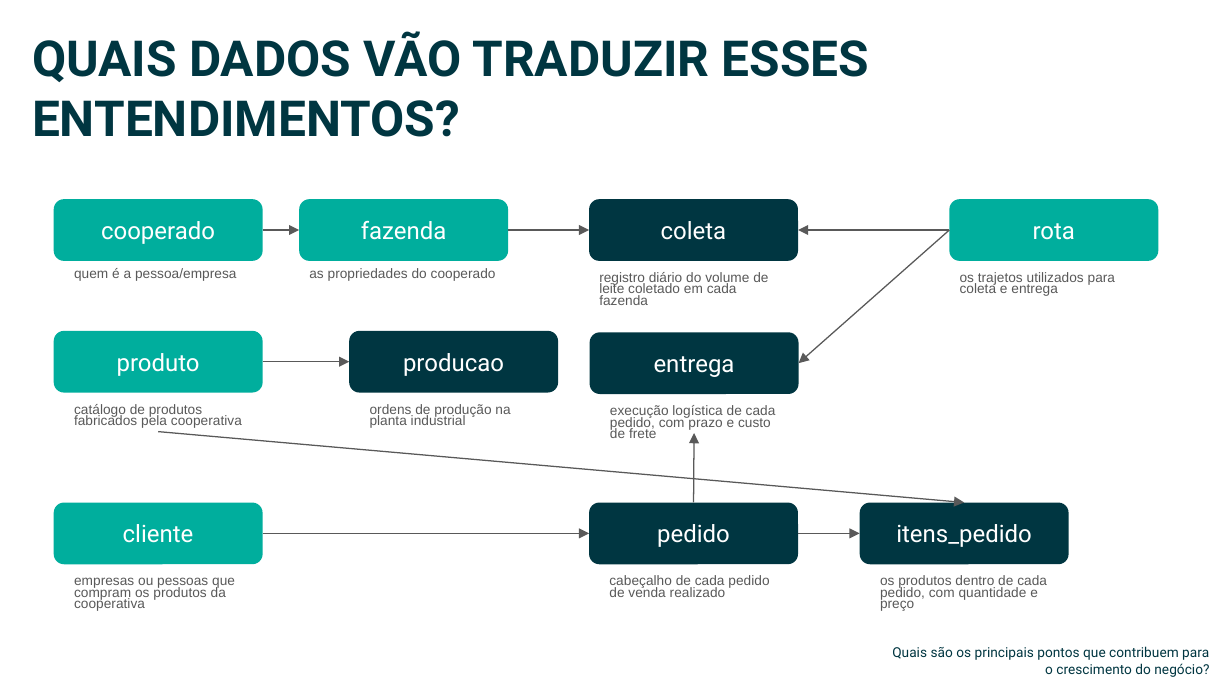
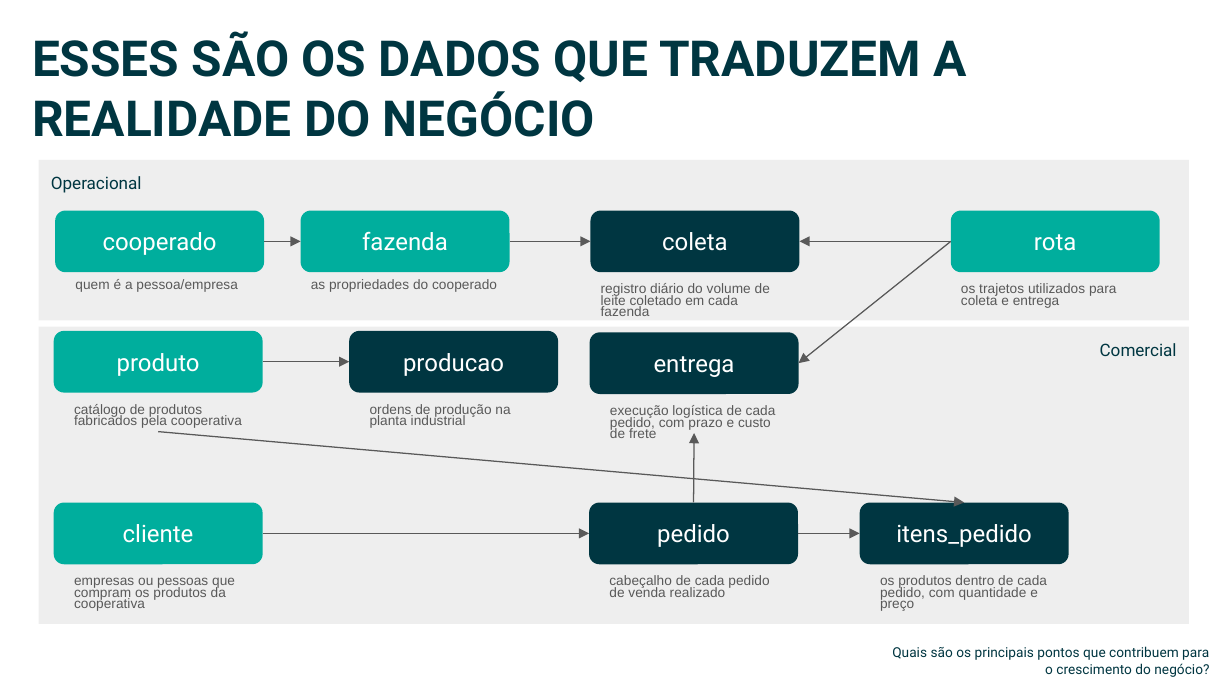
Before and after one commit to ebbonfimm/case_sicoob_coopllactia, a slide deck: slide 8 of Case Sicoob - Eduardo Bonfim.pptx (slide 10 before the commit). Drawn at 1232x693 pixels with LibreOffice and Linux fonts; fonts in the diff are those of the drawing. Boxes give left, top, right and bottom in pixels: in the first picture for what was removed or moved away, otherwise in the second. Text is boxed around its words. In the diff, an @@ line names an element or a change of style, - is before the commit and + after.

```diff
--- a/Case Sicoob - Eduardo Bonfim.pptx
+++ b/Case Sicoob - Eduardo Bonfim.pptx
@@ text at [32, 31, 967, 137]: text changed @@
-QUAIS DADOS VÃO TRADUZIR ESSES ENTENDIMENTOS?
+ESSES SÃO OS DADOS QUE TRADUZEM A REALIDADE DO NEGÓCIO
@@ rectangle added at [38, 160, 1189, 320], fill #EEEEEE, 10 pt, text #003641 @@
+Operacional
@@ 4 rounded rectangles, 3 texts, 3 arrows: place and size @@
-4 rounded rectangles, 3 texts, 3 arrows at [54, 200, 1159, 296]
+4 rounded rectangles, 3 texts, 3 arrows at [55, 211, 1161, 308]
@@ arrow moved from (950, 230) - (798, 363) to (951, 241) - (798, 363) @@
@@ text "registro diário do volume de ...": place and size @@
-text "registro diário do volume de ..." at [599, 272, 768, 305]
+text "registro diário do volume de ..." at [601, 283, 770, 316]
@@ rectangle added at [38, 326, 1189, 623], fill #EEEEEE, 10 pt, text #003641 @@
+Comercial
```
Also in this commit, not shown: 4 other slides changed, 2 slides added, 5 slides removed.
